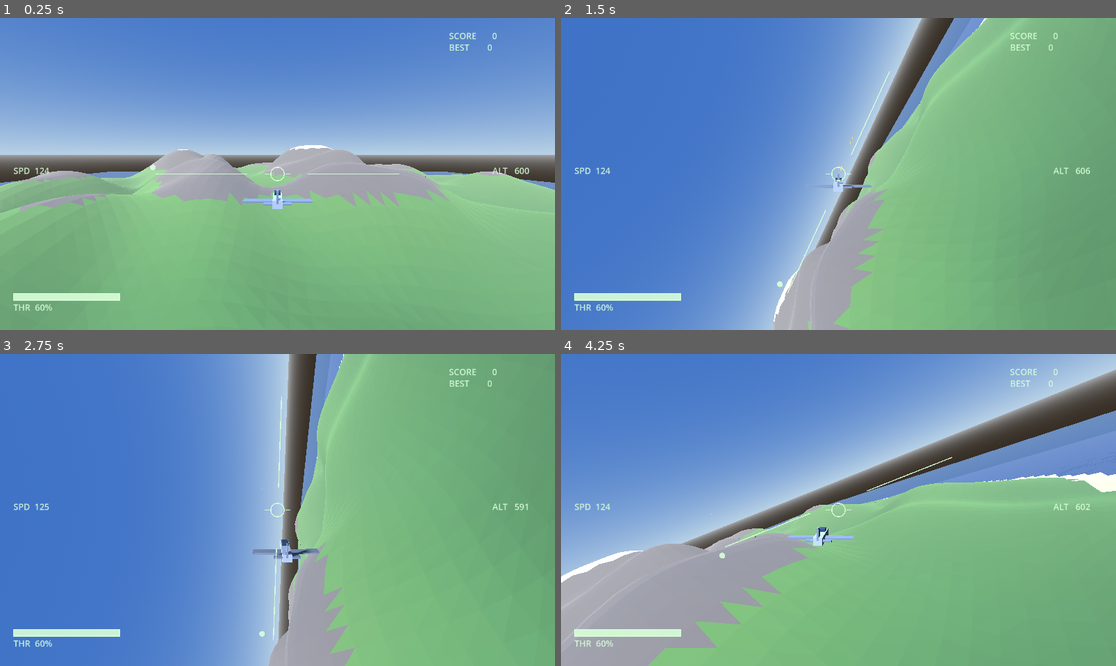
Above: before the commit, frames 1-4 (two rows, left to right).
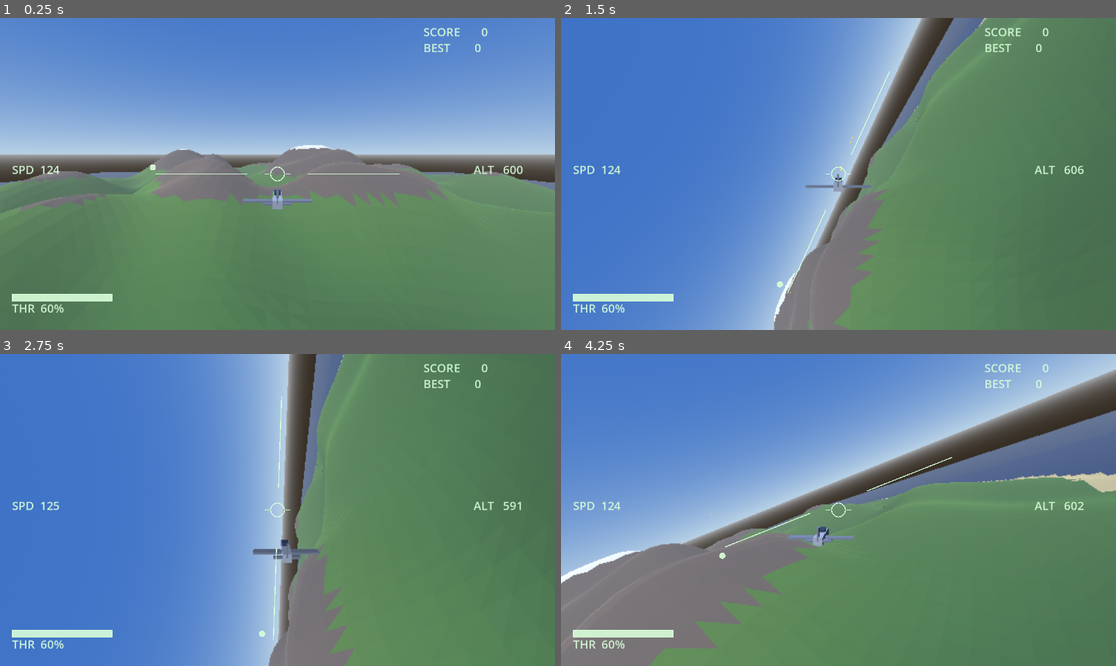
Above: after the commit, the same moments.

Repository: KulkulZa1/Flying_test
Game: Godot game, scene res://scenes/main.tscn
Two runs of this game, one before a commit and one after it. Both use one fixed random seed, a clock stepped at 60 frames per second and the inputs below.
Inputs (mouse positions are in pixels of both pictures, inside the frame that each line leads up to):
- Up to frame 1 (0.25 s): no input
- Up to frame 2 (1.5 s): tap Enter at 0.5 s; move the mouse to (960, 158) at 0.52 s; hold D 0.53-1.25 s; click (960, 158) at 0.67 s; tap Space at 0.77 s; drag from (727, 189) to (810, 236) at 1.27 s
- Up to frame 3 (2.75 s): move the mouse to (333, 441) at 2.02 s; hold D from 2.03 s (still down)
- Up to frame 4 (4.25 s): release D at 2.75 s; drag from (810, 572) to (672, 463) at 2.77 s; move the mouse to (1005, 556) at 3.52 s; hold A from 3.53 s (still down); tap Space at 3.77 s

The runs differ from the first frame. In frame 1, 53% of the frame differs, in the area x 0-100%, y 3-100%; in frame 2, 46%; in frame 3, 47%; in frame 4, 54%.

Commit message:
Size the interface for a phone and stop paying for invisible shadows
The HUD was sized in pixels tuned for a 648-high desktop window, which
renders as 1.0 mm text, 0.12 mm lines and a 0.35 mm enemy marker on a
1080-high phone - invisible at arm's length. Every element is now a
fraction of viewport height with a floor, the way the touch controls
already were. Full stick deflection rises from 6.4 mm of thumb travel
to about 13, and the touch deadzone widens, since the two input paths
normalise differently and it meant 0.25 mm on touch against 3.4 mm on
desktop.

The directional shadow is off. The terrain is a single 8 km mesh whose
bounds intersect every shadow split, so it resubmitted about 375,000
vertices a frame to cast shadows a player at 600 m cannot see. 3D also
renders at three quarters resolution, which is the cheapest lever
available and close to invisible at 439 ppi.

Hit sparks now share one eight-segment mesh and material rather than
building a 4,224-triangle default sphere and a new material per hit, up
to sixty times a second.

Android's back gesture quits without a close request, so the high score
is now saved from the go-back notification too - previously the only
save on a phone was dying.

Co-Authored-By: Claude Sonnet 5 <noreply@anthropic.com>

Diff:
--- a/project.godot
+++ b/project.godot
@@ -10,3 +10,8 @@
 
 [physics]
 common/physics_ticks_per_second=60
+
+[rendering]
+
+scaling_3d/mode=0
+scaling_3d/scale=0.75
--- a/scripts/config.gd
+++ b/scripts/config.gd
@@ -48,8 +48,8 @@
 
 # --- Input ---
 const FORCE_TOUCH_UI := false       # set true to exercise the touch layout on desktop
-const TOUCH_STICK_RADIUS := 110.0   # px of drag for full deflection
-const AIM_DEADZONE := 0.04          # fraction of half-height; below this, no command
+const TOUCH_STICK_RADIUS := 220.0   # px of drag for full deflection
+const AIM_DEADZONE := 0.06          # fraction of half-height; below this, no command
 
 # --- Combat ---
 const BULLET_SPEED := 600.0         # m/s
--- a/scripts/debris.gd
+++ b/scripts/debris.gd
@@ -37,18 +37,29 @@
 		chunk.add_child(timer)
 		timer.start()
 
+## One shared mesh and material for every spark. A fresh default SphereMesh is
+## 4,224 triangles - more than a tenth of the whole island - built and destroyed
+## up to sixty times a second during sustained fire.
+static var _spark_mesh: SphereMesh = null
+
+static func _shared_spark_mesh() -> SphereMesh:
+	if _spark_mesh == null:
+		_spark_mesh = SphereMesh.new()
+		_spark_mesh.radius = 1.4
+		_spark_mesh.height = 2.8
+		_spark_mesh.radial_segments = 8
+		_spark_mesh.rings = 4
+		var material := StandardMaterial3D.new()
+		material.shading_mode = BaseMaterial3D.SHADING_MODE_UNSHADED
+		material.albedo_color = Color(1.0, 0.92, 0.55)
+		_spark_mesh.material = material
+	return _spark_mesh
+
 ## A brief flash where a round lands. Without it there is no feedback at all
 ## between pulling the trigger and an enemy eventually exploding.
 static func spark(parent: Node3D, at: Vector3) -> void:
-	var mesh := SphereMesh.new()
-	mesh.radius = 1.4
-	mesh.height = 2.8
-	var material := StandardMaterial3D.new()
-	material.shading_mode = BaseMaterial3D.SHADING_MODE_UNSHADED
-	material.albedo_color = Color(1.0, 0.92, 0.55)
-	mesh.material = material
 	var flash := MeshInstance3D.new()
-	flash.mesh = mesh
+	flash.mesh = _shared_spark_mesh()
 	flash.position = at
 	parent.add_child(flash)
 	var timer := Timer.new()
--- a/scripts/game.gd
+++ b/scripts/game.gd
@@ -61,7 +61,11 @@
 	var sun := DirectionalLight3D.new()
 	sun.rotation_degrees = Vector3(-48.0, -35.0, 0.0)
 	sun.light_energy = 1.1
-	sun.shadow_enabled = true
+	# Off deliberately. The terrain is one 8 km mesh whose bounds intersect every
+	# shadow split, so enabling shadows resubmits all 93,750 of its vertices once
+	# per split - about 375,000 vertices a frame - to cast shadows a player at
+	# 600 m altitude cannot see.
+	sun.shadow_enabled = false
 	add_child(sun)
 	var sky_material := ProceduralSkyMaterial.new()
 	sky_material.sky_top_color = Color(0.25, 0.45, 0.78)
@@ -195,3 +199,7 @@
 		get_tree().paused = false
 	elif what == NOTIFICATION_WM_CLOSE_REQUEST:
 		scoring.save_high_score()
+	elif what == NOTIFICATION_WM_GO_BACK_REQUEST:
+		# Android's back gesture quits without a close request, so this is the
+		# only hook that runs before the app dies on a phone.
+		scoring.save_high_score()
--- a/scripts/hud.gd
+++ b/scripts/hud.gd
@@ -37,6 +37,18 @@
 		return Vector2(0.0, 1.0)  # dead astern with no lateral offset: mark below
 	return flat.normalized()
 
+## Sized as fractions of viewport height rather than fixed pixels. Fixed pixels
+## were tuned in a 648-high desktop window and render at about a millimetre on a
+## 1080-high phone, which is invisible at arm's length.
+func _font_size() -> int:
+	return int(maxf(14.0, size.y * 0.038))
+
+func _line_width() -> float:
+	return maxf(2.0, size.y * 0.0030)
+
+func _reticle_radius() -> float:
+	return maxf(10.0, size.y * 0.022)
+
 func _ready() -> void:
 	_font = ThemeDB.fallback_font
 	set_anchors_preset(Control.PRESET_FULL_RECT)
@@ -67,39 +79,39 @@
 		_draw_death_banner(centre)
 
 func _draw_reticle(centre: Vector2) -> void:
-	draw_arc(centre, 14.0, 0.0, TAU, 32, HUD_COLOR, 2.0)
-	draw_line(centre + Vector2(-26.0, 0.0), centre + Vector2(-16.0, 0.0), HUD_COLOR, 2.0)
-	draw_line(centre + Vector2(16.0, 0.0), centre + Vector2(26.0, 0.0), HUD_COLOR, 2.0)
+	draw_arc(centre, _reticle_radius(), 0.0, TAU, 32, HUD_COLOR, _line_width())
+	draw_line(centre + Vector2(-_reticle_radius() * 1.85, 0.0), centre + Vector2(-_reticle_radius() * 1.15, 0.0), HUD_COLOR, _line_width())
+	draw_line(centre + Vector2(_reticle_radius() * 1.15, 0.0), centre + Vector2(_reticle_radius() * 1.85, 0.0), HUD_COLOR, _line_width())
 
 func _draw_horizon(centre: Vector2) -> void:
 	var pitch := asin(clampf(target.model.forward().y, -1.0, 1.0))
 	var mid := centre + Vector2(0.0, horizon_offset(pitch, size.y))
 	var half := horizon_direction(target.model.bank_angle()) * (size.x * 0.22)
-	draw_line(mid - half, mid - half * 0.25, HUD_COLOR, 2.0)
-	draw_line(mid + half * 0.25, mid + half, HUD_COLOR, 2.0)
+	draw_line(mid - half, mid - half * 0.25, HUD_COLOR, _line_width())
+	draw_line(mid + half * 0.25, mid + half, HUD_COLOR, _line_width())
 
 func _draw_readouts() -> void:
 	var model := target.model
-	_text(Vector2(28.0, size.y * 0.5), "SPD %4d" % int(round(model.speed)))
-	_text(Vector2(size.x - 130.0, size.y * 0.5), "ALT %5d" % int(round(model.position.y)))
-	_text(Vector2(28.0, size.y - 40.0), "THR %3d%%" % int(round(model.throttle * 100.0)))
+	_text(Vector2(size.y * 0.04, size.y * 0.5), "SPD %4d" % int(round(model.speed)))
+	_text(Vector2(size.x - size.y * 0.26, size.y * 0.5), "ALT %5d" % int(round(model.position.y)))
+	_text(Vector2(size.y * 0.04, size.y - size.y * 0.055), "THR %3d%%" % int(round(model.throttle * 100.0)))
 
 func _text(at: Vector2, content: String) -> void:
-	draw_string(_font, at, content, HORIZONTAL_ALIGNMENT_LEFT, -1, 18, HUD_COLOR)
+	draw_string(_font, at, content, HORIZONTAL_ALIGNMENT_LEFT, -1, _font_size(), HUD_COLOR)
 
 func _draw_health() -> void:
 	var fraction := clampf(target.hp / maxf(target.max_hp, 1.0), 0.0, 1.0)
-	var bar := Rect2(28.0, size.y - 76.0, 220.0, 14.0)
-	draw_rect(bar, HUD_COLOR, false, 2.0)
+	var bar := Rect2(size.y * 0.04, size.y - size.y * 0.115, size.x * 0.18, size.y * 0.022)
+	draw_rect(bar, HUD_COLOR, false, _line_width())
 	draw_rect(Rect2(bar.position, Vector2(bar.size.x * fraction, bar.size.y)), HUD_COLOR)
 
 func _draw_score() -> void:
 	if scoring == null:
 		return
-	_text(Vector2(size.x - 220.0, 44.0), "SCORE %7d" % scoring.score)
-	_text(Vector2(size.x - 220.0, 68.0), "BEST  %7d" % scoring.high_score)
+	_text(Vector2(size.x - size.y * 0.42, size.y * 0.06), "SCORE %7d" % scoring.score)
+	_text(Vector2(size.x - size.y * 0.42, size.y * 0.11), "BEST  %7d" % scoring.high_score)
 	if scoring.multiplier > 1.0:
-		_text(Vector2(size.x - 220.0, 92.0), "x%.1f" % scoring.multiplier)
+		_text(Vector2(size.x - size.y * 0.42, size.y * 0.16), "x%.1f" % scoring.multiplier)
 
 ## A chevron at the screen edge for every enemy that is not comfortably ahead, so
 ## a dogfight does not become a hunt for something behind you.
@@ -113,11 +125,11 @@
 			continue
 		if not is_behind(view, relative) and target.model.forward().angle_to(relative.normalized()) < 0.5:
 			continue  # already on screen
-		draw_circle(centre + marker_direction(view, relative) * (size.y * 0.40), 6.0, HUD_COLOR)
+		draw_circle(centre + marker_direction(view, relative) * (size.y * 0.40), maxf(5.0, size.y * 0.010), HUD_COLOR)
 
 ## Deliberately drawn over everything else: the only other signal that a run
 ## ended is the score snapping to zero, which reads as a glitch rather than a
 ## death.
 func _draw_death_banner(centre: Vector2) -> void:
-	_text(centre + Vector2(-56.0, -24.0), "SHOT DOWN")
-	_text(centre + Vector2(-56.0, 4.0), "SCORE %d" % banner_score)
+	_text(centre + Vector2(-size.y * 0.13, -size.y * 0.04), "SHOT DOWN")
+	_text(centre + Vector2(-size.y * 0.13, size.y * 0.01), "SCORE %d" % banner_score)
--- a/scripts/touch_controls.gd
+++ b/scripts/touch_controls.gd
@@ -113,7 +113,7 @@
 func _draw() -> void:
 	if _stick_touch != -1:
 		draw_arc(_stick_origin, Config.TOUCH_STICK_RADIUS, 0.0, TAU, 40, UI_COLOR, 2.0)
-		draw_circle(_stick_current, 26.0, UI_COLOR)
+		draw_circle(_stick_current, Config.TOUCH_STICK_RADIUS * 0.22, UI_COLOR)
 	var rect := throttle_rect()
 	draw_rect(rect, UI_COLOR, false, 2.0)
 	draw_line(Vector2(rect.position.x, rect.get_center().y),
--- a/tests/test_hud_markers.gd
+++ b/tests/test_hud_markers.gd
@@ -45,3 +45,31 @@
 	hud.advance_banner(1000.0)
 	check(hud.banner_seconds == 0.0, "a long frame cannot drive the banner negative")
 	hud.free()
+
+## The HUD renders at about a millimetre on a phone when sized in fixed pixels.
+## These pin the scaling relationship rather than any particular size.
+
+func _sized(height: float) -> HUD:
+	var hud := HUD.new()
+	hud.size = Vector2(height * 16.0 / 9.0, height)
+	return hud
+
+func test_hud_text_scales_with_the_viewport() -> void:
+	var small := _sized(648.0)
+	var large := _sized(1080.0)
+	check(large._font_size() > small._font_size(),
+		"a taller viewport gets larger text, or a phone renders it at a millimetre")
+	small.free()
+	large.free()
+
+func test_hud_text_stays_legible_on_a_phone() -> void:
+	var phone := _sized(1080.0)
+	check(phone._font_size() >= 32, "text on a 1080-high screen is at least 32 px")
+	check(phone._reticle_radius() >= 20.0, "and the reticle is at least 20 px across the radius")
+	phone.free()
+
+func test_hud_elements_have_a_floor_on_tiny_viewports() -> void:
+	var tiny := _sized(120.0)
+	check(tiny._font_size() >= 14 and tiny._line_width() >= 2.0 and tiny._reticle_radius() >= 10.0,
+		"a very small viewport still gets usable minimums rather than sub-pixel elements")
+	tiny.free()
